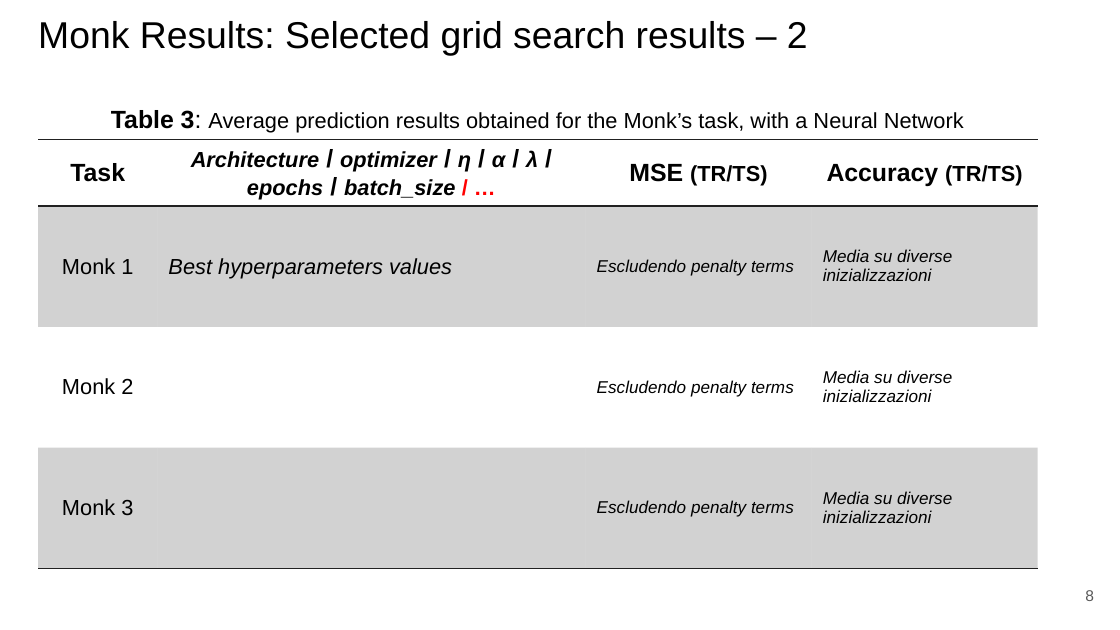
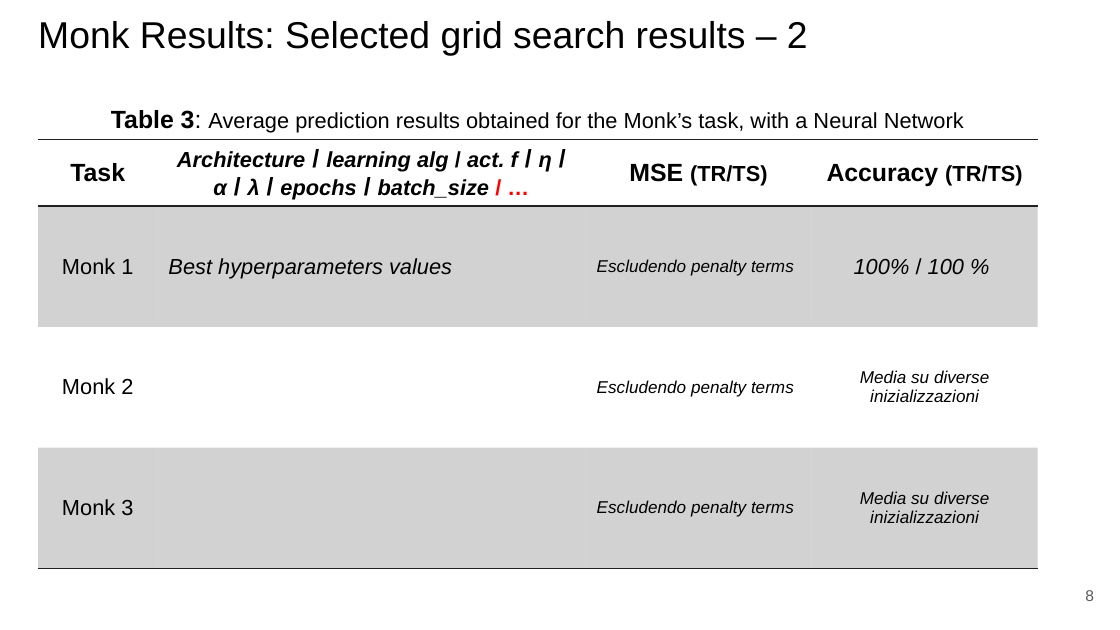
Before and after one commit to paolo-junior-mollica/machine-learning-project, a slide deck: slide 8 of relazione/ML-2023-PRJ-Slides-Demo.pptx. Drawn at 1120x630 pixels with LibreOffice and Linux fonts; fonts in the diff are those of the drawing. Boxes give left, top, right and bottom in pixels: in the first picture for what was removed or moved away, otherwise in the second. Text is boxed around its words. In the diff, an @@ line names an element or a change of style, - is before the commit and + after.

```diff
--- a/relazione/ML-2023-PRJ-Slides-Demo.pptx
+++ b/relazione/ML-2023-PRJ-Slides-Demo.pptx
@@ table at (38, 140, 1037, 573) @@
-row 1, column 2: Architecture / optimizer / η / α / λ / epochs / batch_size / …
+row 1, column 2: Architecture / learning alg / act. f / η / α / λ / epochs / batch_size / …
-row 2, column 4: Media su diverse inizializzazioni
+row 2, column 4: 100% / 100 %
@@ alignment left to centre @@
```
Also in this commit, not shown: 15 other slides changed, 1 slide added.
